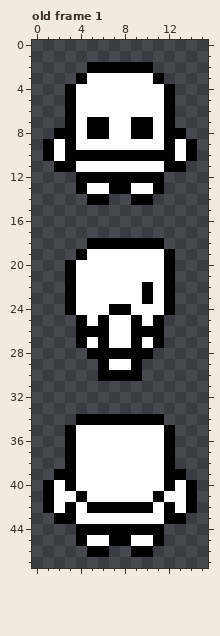
File history of a pixel-art file, Assets/test/player-base.aseprite. Above is the file before it was changed.
16x48 pixels, 1 frame. Shown: old frame 1. The commit also changed other frames, which this record leaves out.
The same view after the edit:
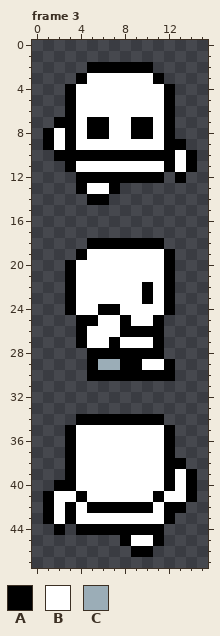
Palette (. is transparent): A #000000  B #ffffff  C #9badb7
A new or re-ordered frame is compared with the old frame closest to it.
What changed:
frames 1 -> 3
Changed rows in their new state; - is an unchanged pixel.
Frame 3 is new; against old frame 1:
first column x 1:
 7 -A------------
 8 AB----------.-
 9 ------------A.
10 .A------------
11 -.----------BA
12 ------------A-
13 -------....---
14 --------..----
first column x 5:
24 -A-B----
25 AB-AB---
26 BB-A----
27 -BA-B---
28 ------A-
29 ACCA-BBA
30 A----AAA
first column x 1:
38 ------------A-
39 -.----------BA
40 .A------------
42 ------------A.
43 AB----------.-
44 -A------------
45 ---....-------
46 ----..--------
Changed places in both pictures, as pixel boxes (x1, y1, x2, y2):
changed: (43, 117, 65, 172)
changed: (120, 128, 197, 205)
changed: (87, 304, 175, 381)
changed: (175, 458, 197, 524)
changed: (43, 469, 120, 557)
